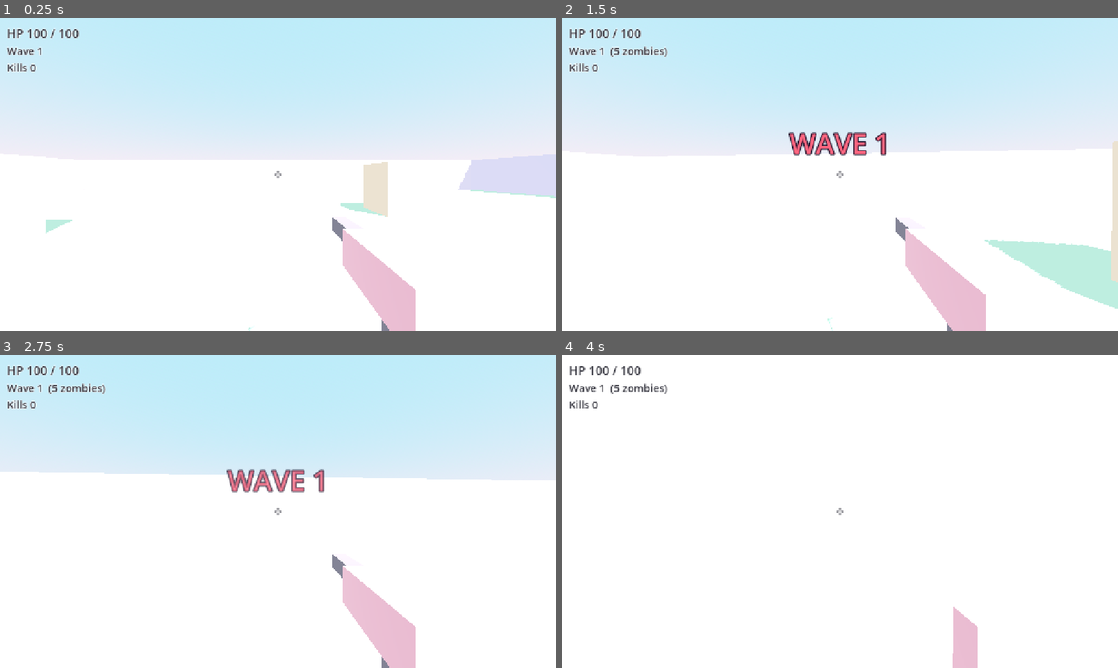
Above: before the commit, frames 1-4 (two rows, left to right).
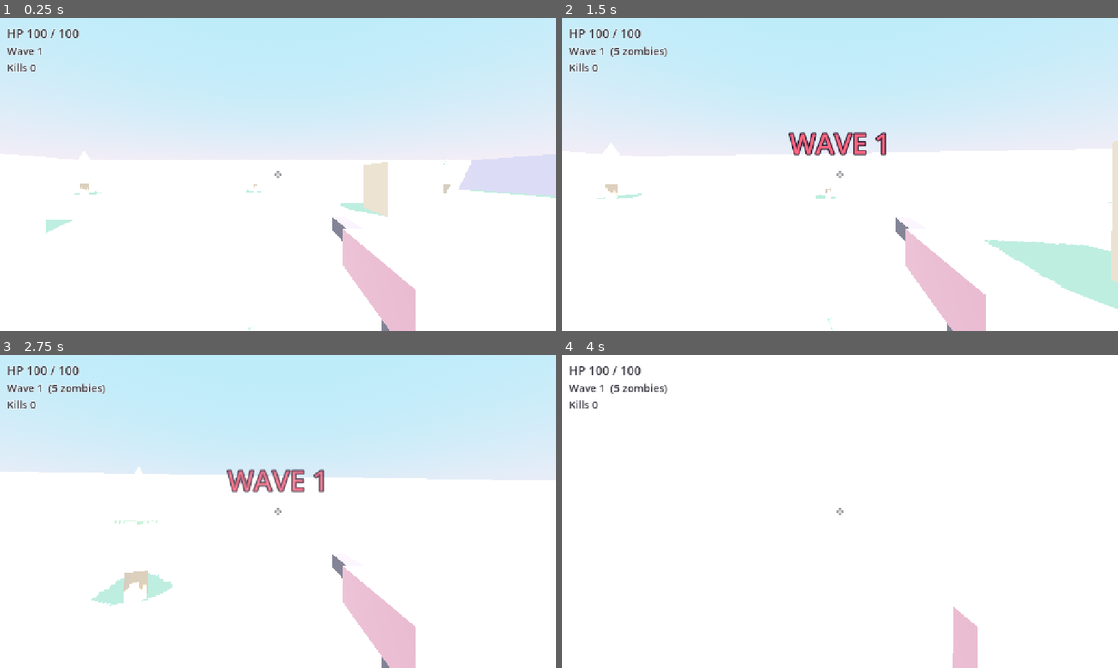
Above: after the commit, the same moments.

Repository: T0M13/Pew-Pew-Dead
Game: Godot game, scene res://scenes/main.tscn
Two runs of this game, one before a commit and one after it. Both use one fixed random seed, a clock stepped at 60 frames per second and the inputs below.
Inputs (mouse positions are in pixels of both pictures, inside the frame that each line leads up to):
- Up to frame 1 (0.25 s): no input
- Up to frame 2 (1.5 s): tap Enter at 0.5 s; move the mouse to (867, 174) at 0.52 s; press the mouse at (867, 174) at 0.53 s; hold W (move_forward) from 0.53 s (still down); tap Space (jump) at 0.77 s; move the mouse to (812, 174) at 1.27 s; release the mouse at (812, 174) at 1.28 s; click (812, 174) at 1.35 s
- Up to frame 3 (2.75 s): keep holding W (move_forward); tap Space (jump) at 1.52 s; move the mouse to (289, 505) at 2.02 s; press the mouse at (289, 505) at 2.03 s
- Up to frame 4 (4 s): keep holding W (move_forward); move the mouse to (834, 517) at 2.77 s; release the mouse at (834, 517) at 2.78 s; click (834, 517) at 2.85 s; tap Space (jump) at 3.02, 3.77 s; move the mouse to (878, 514) at 3.52 s; press the mouse at (878, 514) at 3.53 s

The runs differ from the first frame. In frame 1, less than 0.1% of the frame differs, in the area x 13-83%, y 45-57%; in frame 2, 0.1%; in frame 3, 0.8%, in the area x 16-31%, y 35-81%; in frame 4, nothing differs.

Commit message:
Add Blender-modeled low-poly trees as arena decoration
- Modeled 8-vertex stacked-cone tree in Blender via MCP, exported as GLB
- 6 trees scattered around arena perimeter (varied scales)
- Source .blend kept under assets/source/ for future iteration
- Smoke test still passes (120-frame headless run, no errors)

Co-Authored-By: Claude Opus 4.7 <noreply@anthropic.com>

Diff:
--- a/scenes/main.tscn
+++ b/scenes/main.tscn
@@ -1,10 +1,11 @@
-[gd_scene load_steps=22 format=3]
+[gd_scene load_steps=23 format=3]
 
 [ext_resource type="Script" path="res://scripts/main.gd" id="1_main"]
 [ext_resource type="PackedScene" path="res://scenes/player.tscn" id="2_player"]
 [ext_resource type="PackedScene" path="res://scenes/hud.tscn" id="3_hud"]
 [ext_resource type="Script" path="res://scripts/wave_manager.gd" id="4_wave"]
 [ext_resource type="PackedScene" path="res://scenes/zombie.tscn" id="5_zombie"]
+[ext_resource type="PackedScene" path="res://assets/tree.glb" id="6_tree"]
 
 [sub_resource type="StandardMaterial3D" id="m_floor"]
 albedo_color = Color(0.78, 0.92, 0.78, 1)
@@ -168,6 +169,26 @@
 transform = Transform3D(1.5, 0, 0, 0, 1.5, 0, 0, 0, 1.5, 0, 1.5, 12)
 shape = SubResource("shape_obs")
 
+[node name="Decorations" type="Node3D" parent="."]
+
+[node name="Tree1" parent="Decorations" instance=ExtResource("6_tree")]
+transform = Transform3D(1, 0, 0, 0, 1, 0, 0, 0, 1, -15, 0, -15)
+
+[node name="Tree2" parent="Decorations" instance=ExtResource("6_tree")]
+transform = Transform3D(0.85, 0, 0, 0, 0.85, 0, 0, 0, 0.85, 14, 0, -16)
+
+[node name="Tree3" parent="Decorations" instance=ExtResource("6_tree")]
+transform = Transform3D(1.1, 0, 0, 0, 1.1, 0, 0, 0, 1.1, -16, 0, 13)
+
+[node name="Tree4" parent="Decorations" instance=ExtResource("6_tree")]
+transform = Transform3D(0.9, 0, 0, 0, 0.9, 0, 0, 0, 0.9, 15, 0, 14)
+
+[node name="Tree5" parent="Decorations" instance=ExtResource("6_tree")]
+transform = Transform3D(0.75, 0, 0, 0, 0.75, 0, 0, 0, 0.75, -2, 0, -17)
+
+[node name="Tree6" parent="Decorations" instance=ExtResource("6_tree")]
+transform = Transform3D(1.0, 0, 0, 0, 1.0, 0, 0, 0, 1.0, -17, 0, 2)
+
 [node name="SpawnPoints" type="Node3D" parent="."]
 
 [node name="SP1" type="Marker3D" parent="SpawnPoints"]
Binary file added: assets/tree.glb
Not shown, added: assets/tree.glb.import
Not shown, added: icon.svg.import
Not shown, added: scripts/hud.gd.uid
Not shown, added: scripts/main.gd.uid
Not shown, added: scripts/player.gd.uid
Not shown, added: scripts/wave_manager.gd.uid
Not shown, added: scripts/zombie.gd.uid
Not shown, added: smoke.gd.uid
Not shown, added: validate.gd.uid
Not shown, added: assets/source/tree.blend
